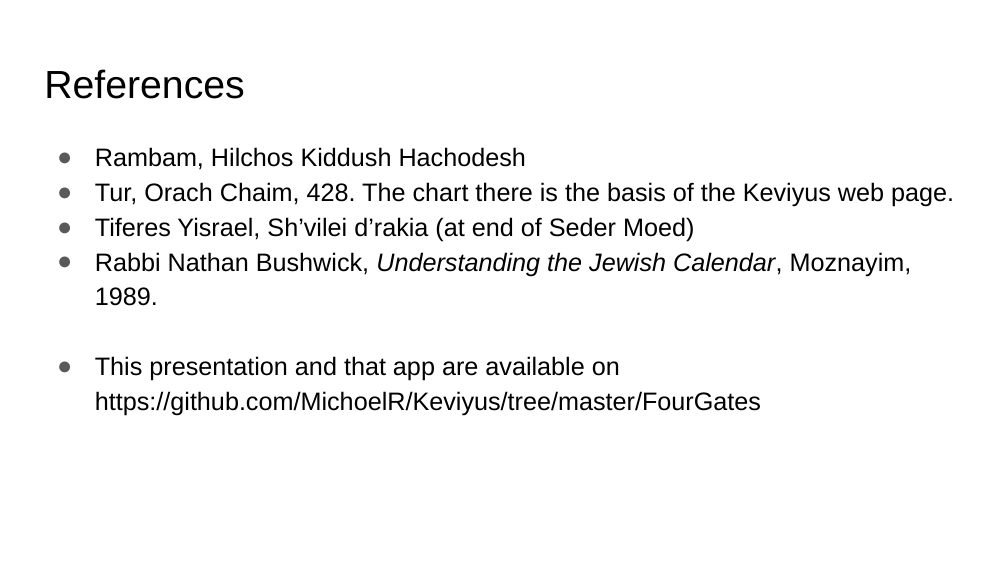
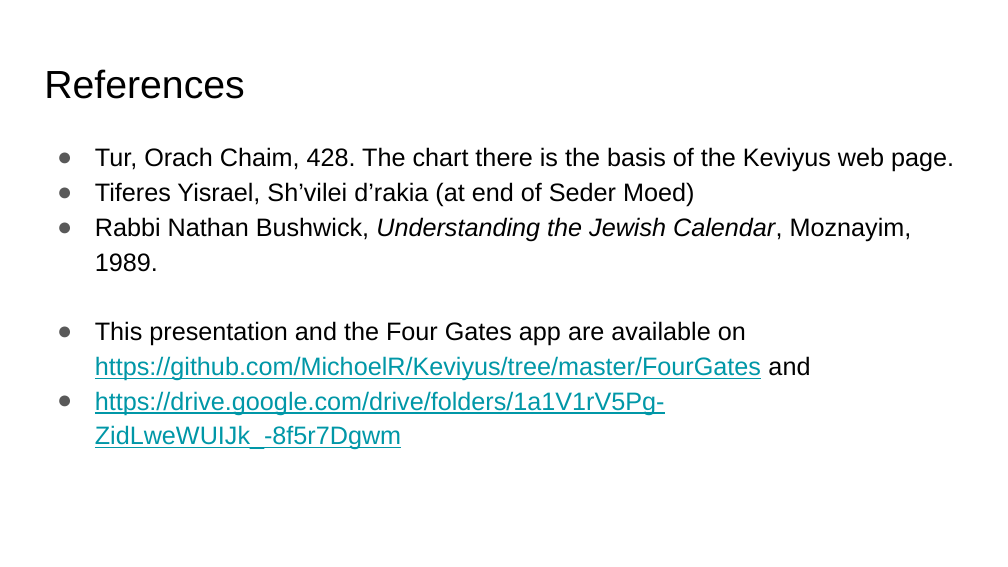
Before and after one commit to MichoelR/Keviyus, a slide deck: slide 30 of FourGates/FourGates.pptx. Drawn at 1008x567 pixels with LibreOffice and Linux fonts; fonts in the diff are those of the drawing. Boxes give left, top, right and bottom in pixels: in the first picture for what was removed or moved away, otherwise in the second. Text is boxed around its words. In the diff, an @@ line names an element or a change of style, - is before the commit and + after.

```diff
--- a/FourGates/FourGates.pptx
+++ b/FourGates/FourGates.pptx
@@ text at <box>95,147,526,170</box>: paragraph removed @@
-● Rambam, Hilchos Kiddush Hachodesh
@@ text at <box>95,321,810,450</box>: text changed; text colour #000000 to #0097A7 @@
-● This presentation and that app are available on https://github.com/MichoelR/Keviyus/tree/master/FourGates
+● This presentation and the Four Gates app are available on https://github.com/MichoelR/Keviyus/tree/master/FourGates and
+● https://drive.google.com/drive/folders/1a1V1rV5Pg-ZidLweWUIJk_-8f5r7Dgwm
```
Also in this commit, not shown: 24 other slides changed.
